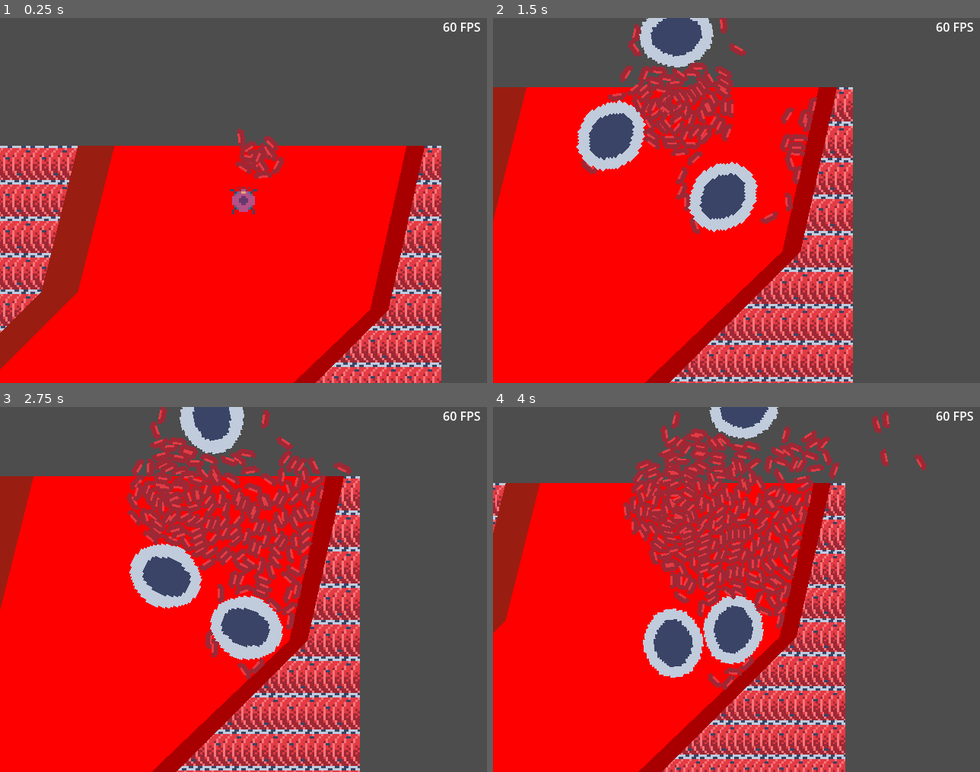
Above: before the commit, frames 1-4 (two rows, left to right).
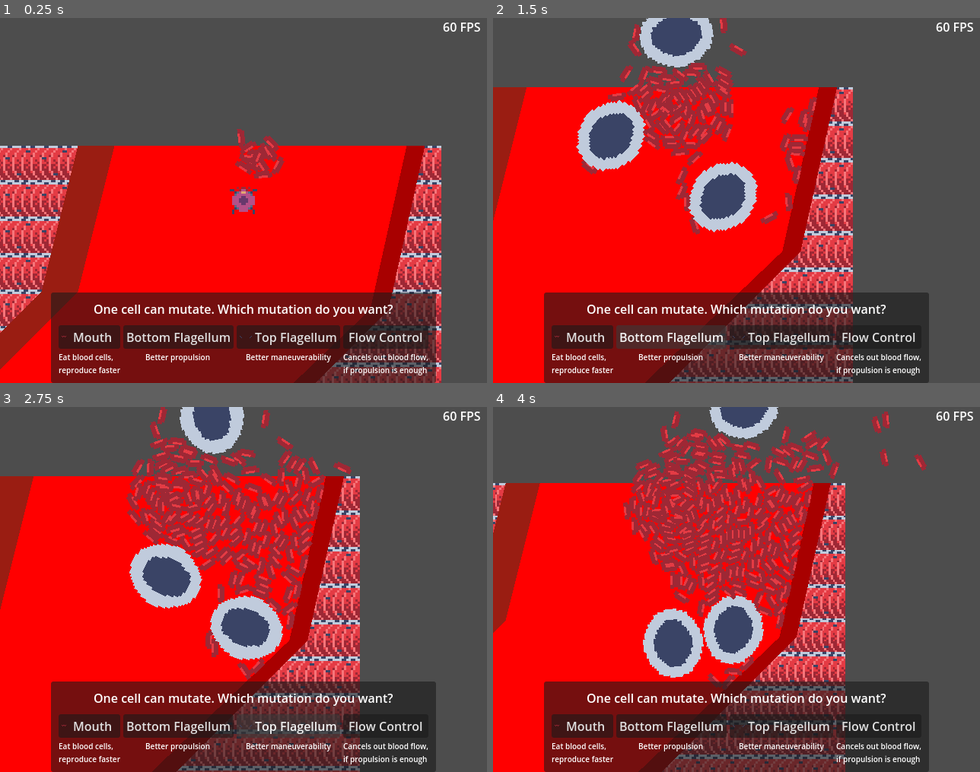
Above: after the commit, the same moments.

Repository: BertrandBordage/Bloody-Sarcoma
Game: Godot game, scene res://level_0.tscn
Two runs of this game, one before a commit and one after it. Both use one fixed random seed, a clock stepped at 60 frames per second and the inputs below.
Inputs (mouse positions are in pixels of both pictures, inside the frame that each line leads up to):
- Up to frame 1 (0.25 s): no input
- Up to frame 2 (1.5 s): click (580, 335) at 0.5 s, where only the run after the commit has a clickable "Mouth"; click (673, 335) at 1.25 s, where only the run after the commit has a clickable "Bottom Flagellum"
- Up to frame 3 (2.75 s): click (287, 724) at 2 s, where only the run after the commit has a clickable "Top Flagellum"
- Up to frame 4 (4 s): click (877, 724) at 2.75 s, where only the run after the commit has a clickable "Flow Control"; move the mouse to (843, 571) at 3.52 s; hold Right (ui_right) from 3.53 s (still down); click (843, 571) at 3.67 s

The runs differ from the first frame. In frame 1, 20% of the frame differs, in the area x 10-90%, y 75-100%; in frame 2, 19%; in frame 3, 19%; in frame 4, 19%.

Commit message:
Adds a UI for mutations.

Diff:
--- a/cancer_cell.gd
+++ b/cancer_cell.gd
@@ -1,7 +1,7 @@
 extends RigidBody2D
 
 
-signal sibling_created(new_cell: RigidBody2D)
+signal sibling_created(new_cell: RigidBody2D, from_cell: RigidBody2D)
 
 
 @export var has_light: bool = false:
@@ -87,15 +87,7 @@
     new_cell.linear_velocity = linear_velocity
     new_cell.angular_velocity = angular_velocity
     add_sibling(new_cell)
-    sibling_created.emit(new_cell)
-
-
-func set_random_mutations():
-    has_light = randf() >= 0.5
-    has_mouth = randf() >= 0.5
-    has_flow_control = randf() >= 0.5
-    has_top_flagellum = randf() >= 0.5
-    has_bottom_flagellum = randf() >= 0.5
+    sibling_created.emit(new_cell, self)
 
 
 func _on_animation_player_animation_finished(anim_name):
--- a/cancer_cell_cluster.gd
+++ b/cancer_cell_cluster.gd
@@ -28,9 +28,10 @@
     )
 
 
-func on_cell_created(new_cell: RigidBody2D):
+func on_cell_created(new_cell: RigidBody2D, from_cell: RigidBody2D):
     new_cell.sibling_created.connect(on_cell_created)
-    new_cell.set_random_mutations()
+    new_cell.has_bottom_flagellum = from_cell.has_bottom_flagellum
+    from_cell.has_bottom_flagellum = false
 
 
 func _ready():
--- a/level_0.tscn
+++ b/level_0.tscn
@@ -18,7 +18,6 @@
 [node name="CanvasLayer" type="CanvasLayer" parent="."]
 
 [node name="FPS" parent="CanvasLayer" instance=ExtResource("4_pmgej")]
-top_level = true
 offset_left = 568.0
 offset_top = 0.0
 offset_right = 632.0
--- a/playable_cell_cluster.gd
+++ b/playable_cell_cluster.gd
@@ -37,3 +37,31 @@
 
 func _on_loaded_area_body_exited(body):
     body.queue_free()
+
+
+func _on_top_flagellum_pressed():
+    for cell in %CancerCellCluster.get_children():
+        if not cell.has_top_flagellum:
+            cell.has_top_flagellum = true
+            return
+
+
+func _on_bottom_flagellum_pressed():
+    for cell in %CancerCellCluster.get_children():
+        if not cell.has_bottom_flagellum:
+            cell.has_bottom_flagellum = true
+            return
+
+
+func _on_mouth_pressed():
+    for cell in %CancerCellCluster.get_children():
+        if not cell.has_mouth:
+            cell.has_mouth = true
+            return
+
+
+func _on_flow_control_pressed():
+    for cell in %CancerCellCluster.get_children():
+        if not cell.has_flow_control:
+            cell.has_flow_control = true
+            return
--- a/playable_cell_cluster.tscn
+++ b/playable_cell_cluster.tscn
@@ -1,7 +1,9 @@
-[gd_scene load_steps=5 format=3 uid="uid://11qi1e3xb58u"]
+[gd_scene load_steps=9 format=3 uid="uid://11qi1e3xb58u"]
 
 [ext_resource type="Script" path="res://playable_cell_cluster.gd" id="1_0yc8o"]
 [ext_resource type="PackedScene" uid="uid://0irp083fvy7v" path="res://cancer_cell_cluster.tscn" id="2_h8kyo"]
+[ext_resource type="Texture2D" uid="uid://bnissws3oerv5" path="res://sprites/sarcoma-cell.top-flagellum.png" id="3_kcppd"]
+[ext_resource type="Texture2D" uid="uid://cns3y6scanyk4" path="res://sprites/sarcoma-cell.mouth.png" id="4_x5lk4"]
 
 [sub_resource type="Curve2D" id="Curve2D_pckr6"]
 _data = {
@@ -11,6 +13,14 @@
 
 [sub_resource type="RectangleShape2D" id="RectangleShape2D_0i2i1"]
 size = Vector2(640, 480)
+
+[sub_resource type="AtlasTexture" id="AtlasTexture_30eao"]
+atlas = ExtResource("4_x5lk4")
+region = Rect2(0, 0, 6, 2)
+
+[sub_resource type="AtlasTexture" id="AtlasTexture_4tpnv"]
+atlas = ExtResource("3_kcppd")
+region = Rect2(0, 0, 16, 3)
 
 [node name="PlayableCellCluster" type="Node2D"]
 script = ExtResource("1_0yc8o")
@@ -45,4 +55,105 @@
 unique_name_in_owner = true
 polygon = PackedVector2Array(-192, -152, -192, 152, 192, 152, 192, -152)
 
+[node name="MutateUI" type="CanvasLayer" parent="."]
+
+[node name="PanelContainer" type="PanelContainer" parent="MutateUI"]
+anchors_preset = 7
+anchor_left = 0.5
+anchor_top = 1.0
+anchor_right = 0.5
+anchor_bottom = 1.0
+offset_left = -253.0
+offset_top = -119.0
+offset_right = 253.0
+grow_horizontal = 2
+grow_vertical = 0
+
+[node name="MarginContainer" type="MarginContainer" parent="MutateUI/PanelContainer"]
+layout_mode = 2
+theme_override_constants/margin_left = 10
+theme_override_constants/margin_top = 10
+theme_override_constants/margin_right = 10
+theme_override_constants/margin_bottom = 10
+
+[node name="VBoxContainer" type="VBoxContainer" parent="MutateUI/PanelContainer/MarginContainer"]
+layout_mode = 2
+size_flags_horizontal = 3
+size_flags_vertical = 3
+theme_override_constants/separation = 10
+alignment = 2
+
+[node name="Title" type="Label" parent="MutateUI/PanelContainer/MarginContainer/VBoxContainer"]
+layout_mode = 2
+text = "One cell can mutate. Which mutation do you want?"
+horizontal_alignment = 1
+
+[node name="HBoxContainer" type="HBoxContainer" parent="MutateUI/PanelContainer/MarginContainer/VBoxContainer"]
+layout_mode = 2
+alignment = 1
+
+[node name="MouthContainer" type="VBoxContainer" parent="MutateUI/PanelContainer/MarginContainer/VBoxContainer/HBoxContainer"]
+layout_mode = 2
+
+[node name="Mouth" type="Button" parent="MutateUI/PanelContainer/MarginContainer/VBoxContainer/HBoxContainer/MouthContainer"]
+layout_mode = 2
+focus_mode = 0
+text = "Mouth"
+icon = SubResource("AtlasTexture_30eao")
+
+[node name="Label" type="Label" parent="MutateUI/PanelContainer/MarginContainer/VBoxContainer/HBoxContainer/MouthContainer"]
+layout_mode = 2
+theme_override_font_sizes/font_size = 10
+text = "Eat blood cells,
+reproduce faster"
+
+[node name="BottomFlagellumContainer" type="VBoxContainer" parent="MutateUI/PanelContainer/MarginContainer/VBoxContainer/HBoxContainer"]
+layout_mode = 2
+
+[node name="BottomFlagellum" type="Button" parent="MutateUI/PanelContainer/MarginContainer/VBoxContainer/HBoxContainer/BottomFlagellumContainer"]
+layout_mode = 2
+focus_mode = 0
+text = "Bottom Flagellum
+"
+
+[node name="Label" type="Label" parent="MutateUI/PanelContainer/MarginContainer/VBoxContainer/HBoxContainer/BottomFlagellumContainer"]
+layout_mode = 2
+theme_override_font_sizes/font_size = 10
+text = "Better propulsion"
+horizontal_alignment = 1
+
+[node name="TopFlagellumContainer" type="VBoxContainer" parent="MutateUI/PanelContainer/MarginContainer/VBoxContainer/HBoxContainer"]
+layout_mode = 2
+
+[node name="TopFlagellum" type="Button" parent="MutateUI/PanelContainer/MarginContainer/VBoxContainer/HBoxContainer/TopFlagellumContainer"]
+layout_mode = 2
+focus_mode = 0
+text = "Top Flagellum"
+icon = SubResource("AtlasTexture_4tpnv")
+
+[node name="Label" type="Label" parent="MutateUI/PanelContainer/MarginContainer/VBoxContainer/HBoxContainer/TopFlagellumContainer"]
+layout_mode = 2
+theme_override_font_sizes/font_size = 10
+text = "Better maneuverability"
+horizontal_alignment = 1
+
+[node name="FlowControlContainer" type="VBoxContainer" parent="MutateUI/PanelContainer/MarginContainer/VBoxContainer/HBoxContainer"]
+layout_mode = 2
+
+[node name="FlowControl" type="Button" parent="MutateUI/PanelContainer/MarginContainer/VBoxContainer/HBoxContainer/FlowControlContainer"]
+layout_mode = 2
+focus_mode = 0
+text = "Flow Control
+"
+
+[node name="Label" type="Label" parent="MutateUI/PanelContainer/MarginContainer/VBoxContainer/HBoxContainer/FlowControlContainer"]
+layout_mode = 2
+theme_override_font_sizes/font_size = 10
+text = "Cancels out blood flow,
+if propulsion is enough"
+
 [connection signal="body_exited" from="Camera2D/LoadedArea" to="." method="_on_loaded_area_body_exited"]
+[connection signal="pressed" from="MutateUI/PanelContainer/MarginContainer/VBoxContainer/HBoxContainer/MouthContainer/Mouth" to="." method="_on_mouth_pressed"]
+[connection signal="pressed" from="MutateUI/PanelContainer/MarginContainer/VBoxContainer/HBoxContainer/BottomFlagellumContainer/BottomFlagellum" to="." method="_on_bottom_flagellum_pressed"]
+[connection signal="pressed" from="MutateUI/PanelContainer/MarginContainer/VBoxContainer/HBoxContainer/TopFlagellumContainer/TopFlagellum" to="." method="_on_top_flagellum_pressed"]
+[connection signal="pressed" from="MutateUI/PanelContainer/MarginContainer/VBoxContainer/HBoxContainer/FlowControlContainer/FlowControl" to="." method="_on_flow_control_pressed"]
